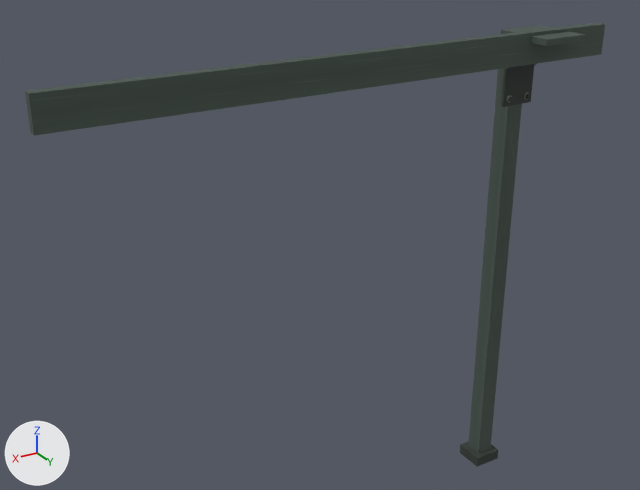
A saved change to the glTF model art/exports/SG_GuidePost.glb.
Before and after are seen from a 50 mm camera at (2.53, 2.69, 2.67) aimed at (0.88, -0.05, 1.3). The axes (+X, +Y, +Z) are drawn at lower left. The lights are the same throughout. The picture after the commit comes second. Vertices at exactly the same position are counted once.

The first picture shows 'SG_Post_Right'.
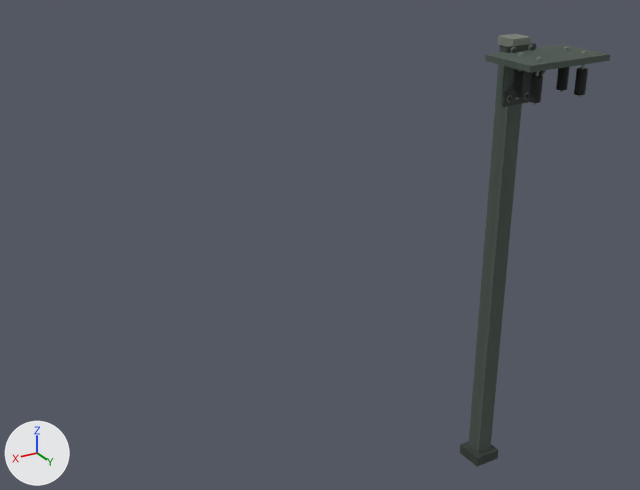
Boxes (x1, y1, x2, y2) around the edits, measured in the pictures (640 x 490 px):
```json
{"object": "SG_Post_Right", "change": "reshaped", "before": [25, 23, 605, 467], "after": [460, 34, 610, 467], "on screen": "74% narrower"}
{"part": 1, "of": "me_sg_updatetemp_002", "change": "added", "after": [485, 44, 610, 72]}
{"part": 2, "of": "me_sg_updatetemp_002", "change": "added", "after": [556, 67, 570, 90]}
{"part": 3, "of": "me_sg_updatetemp_002", "change": "added", "after": [574, 68, 588, 95]}
{"part": 4, "of": "me_sg_updatetemp_002", "change": "added", "after": [512, 70, 525, 98]}
{"part": 5, "of": "me_sg_updatetemp_002", "change": "added", "after": [529, 75, 543, 103]}
{"part": 6, "of": "me_sg_updatetemp_002", "change": "deleted", "before": [501, 25, 586, 46]}
{"part": 7, "of": "me_sg_updatetemp_002", "change": "deleted", "before": [25, 23, 605, 136]}
```

Edits to the scene script, one JSON object a line:
```json
{"block": "me_sg_updatetemp_002", "where": "# used by ob_sg_post_right; location = (0.0, 0.0, 0.0)"}
{"op": "remove", "block": "me_sg_updatetemp_002", "code": "me_sg_updatetemp_002.from_pydata(...)  # 188 vertices, 312 faces; spans x -0.29..1.97, y -0.06..0.28, z 0.0..2.09"}
{"op": "add", "block": "me_sg_updatetemp_002", "code": "me_sg_updatetemp_002.from_pydata(...)  # 372 vertices, 636 faces; spans x -0.25..0.17, y -0.06..0.28, z 0.0..2.04"}
{"block": "me_sg_updatetemp_002", "change": "me_sg_updatetemp_002 part 1: a new loose piece, a box spanning x -0.25..0.17, y 0.03..0.28, z 1.962..1.987, in mat_sg_chainlink_atlas (picture img_sg_chainlink_atlas)"}
{"block": "me_sg_updatetemp_002", "change": "me_sg_updatetemp_002 part 2: a new loose piece, a 10-sided cylinder along z spanning x -0.182..-0.138, y 0.11..0.152, z 1.83..1.93, in mat_sg_chainlink_atlas (picture img_sg_chainlink_atlas)"}
{"block": "me_sg_updatetemp_002", "change": "me_sg_updatetemp_002 part 3: a new loose piece, a 10-sided cylinder along z spanning x -0.182..-0.138, y 0.208..0.25, z 1.83..1.93, in mat_sg_chainlink_atlas (picture img_sg_chainlink_atlas)"}
{"block": "me_sg_updatetemp_002", "change": "me_sg_updatetemp_002 part 4: a new loose piece, a 10-sided cylinder along z spanning x 0.058..0.102, y 0.11..0.152, z 1.83..1.93, in mat_sg_chainlink_atlas (picture img_sg_chainlink_atlas)"}
{"block": "me_sg_updatetemp_002", "change": "me_sg_updatetemp_002 part 5: a new loose piece, a 10-sided cylinder along z spanning x 0.058..0.102, y 0.208..0.25, z 1.83..1.93, in mat_sg_chainlink_atlas (picture img_sg_chainlink_atlas)"}
{"block": "me_sg_updatetemp_002", "change": "me_sg_updatetemp_002 part 6: the loose piece of 8 vertices spanning x -0.1..0.1, y 0.03..0.28, z 2.05..2.08 is deleted"}
{"block": "me_sg_updatetemp_002", "change": "me_sg_updatetemp_002 part 7: the loose piece of 8 vertices spanning x -0.29..1.97, y 0.16..0.2, z 1.97..2.09 is deleted"}
{"block": "me_sg_updatetemp_002", "change": "other edits to the shape of me_sg_updatetemp_002 do not show in these pictures"}
```
